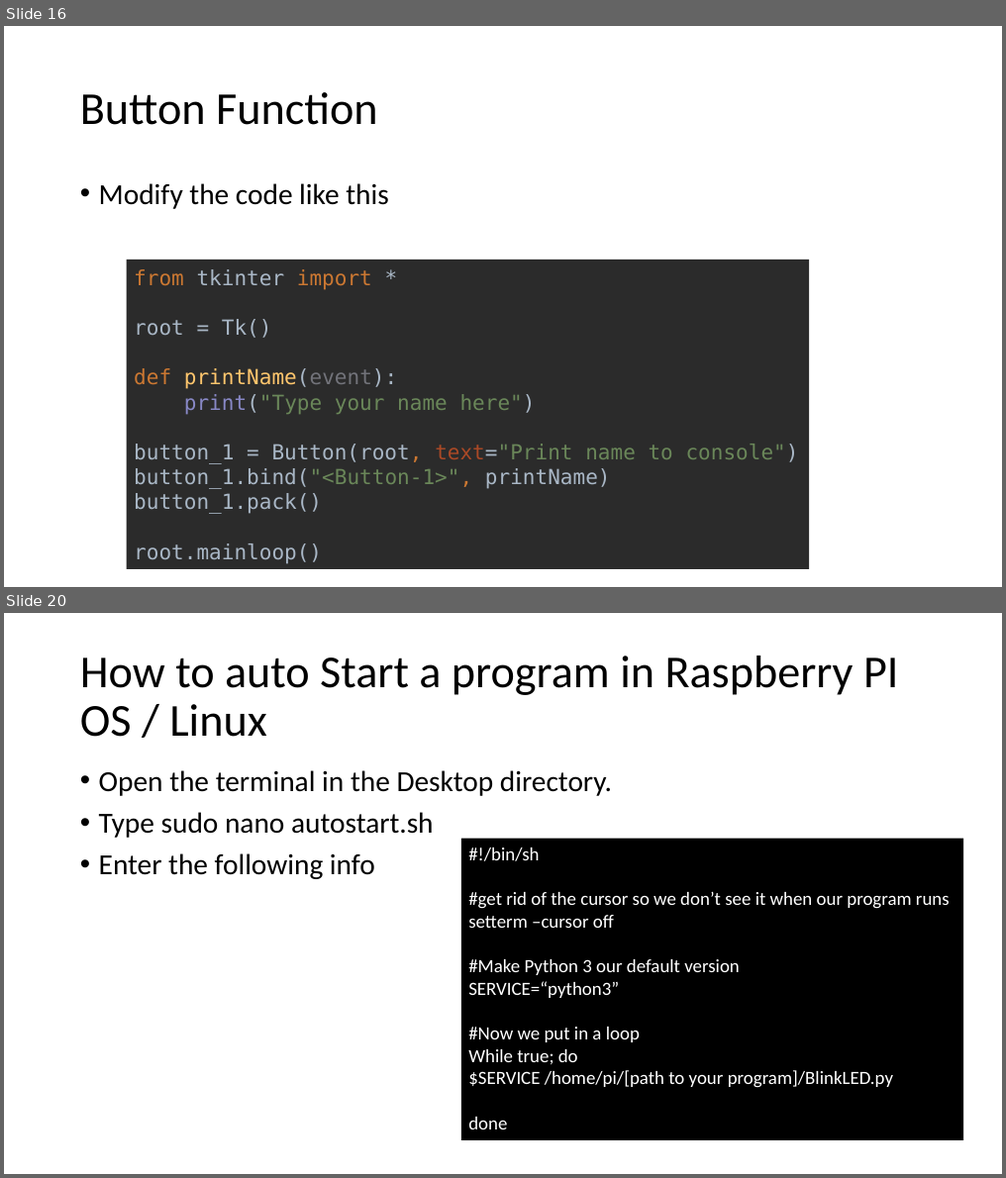
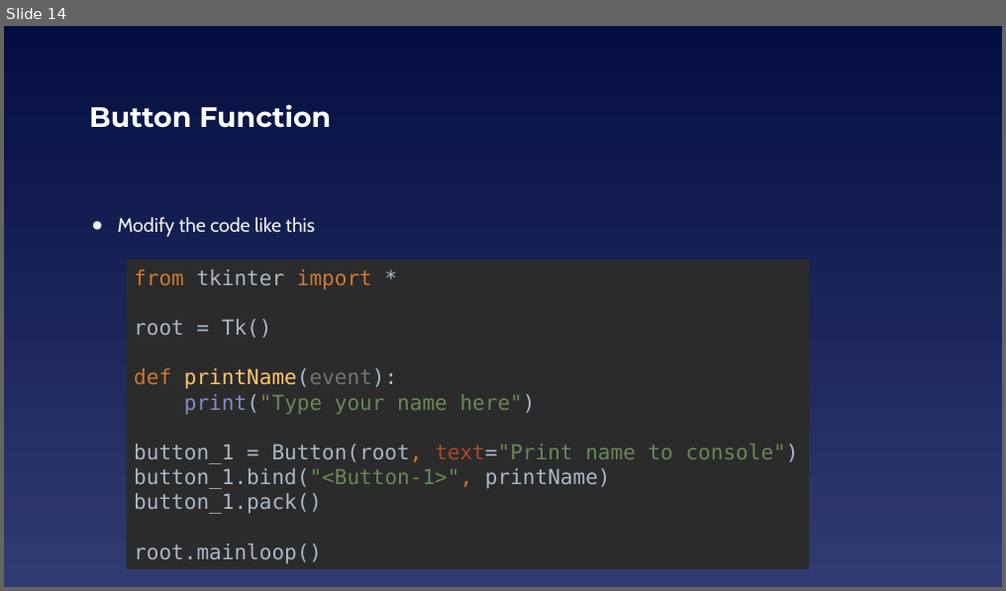
Before and after one commit to EELabMan/RPi-Touch-Display, a slide deck: Raspberry Pi TouchScreen Displays.pptx. Shown one above the other, each under a label of ours: slides 16 and 20 before the commit, slide 14 after it; the slides between them are not shown. The pictures are 1006x1178 and 1006x591 pixels, drawn with LibreOffice and Linux fonts; fonts in the diff are those of the drawing. Boxes give left, top, right and bottom in pixels: in the first picture for what was removed or moved away, otherwise in the second. Text is boxed around its words. In the diff, an @@ line names an element or a change of style, - is before the commit and + after.

```diff
--- a/Raspberry Pi TouchScreen Displays.pptx
+++ b/Raspberry Pi TouchScreen Displays.pptx
@@ slide 20 removed at (4,613,1002,1174), background #FFFFFF @@
@@ title removed at (80,656,898,737) @@
-How to auto Start a program in Raspberry PI OS / Linux
@@ text removed at (99,770,612,879) @@
-• Open the terminal in the Desktop directory.
-• Type sudo nano autostart.sh
-• Enter the following info
@@ rectangle removed at (461,839,963,1141) @@
-#!/bin/sh
-#get rid of the cursor so we don’t see it when our program runs
-setterm –cursor off
-#Make Python 3 our default version
-SERVICE=“python3”
-#Now we put in a loop
-While true; do
-$SERVICE /home/pi/[path to your program]/BlinkLED.py
-done
@@ what was slide 16 is now slide 14 @@
@@ slide 14 changed as well @@
@@ background #FFFFFF to gradient #040E41 to #303B72 @@
@@ title "Button Function": place and size @@
-title "Button Function" at (80,92,378,125)
+title "Button Function" at (89,104,331,128)
@@ title "Button Function" at (89,104,331,128): size 44 to 27 pt, font Calibri to Montserrat, text colour #000000 to #FFFFFF, bold on; line spacing 0.9 to 1 @@
@@ text "Modify the code like this" at (118,217,314,237): size 28 to 18.7 pt, font Calibri to Cabin, text colour #000000 to #EFEFEF; bullet • to ●; line spacing 0.9 to 1; less space between paragraphs; vertical alignment top to middle @@
```
Also in this commit, not shown: 15 other slides changed, 7 slides added, 5 other slides removed, 1 other file.
